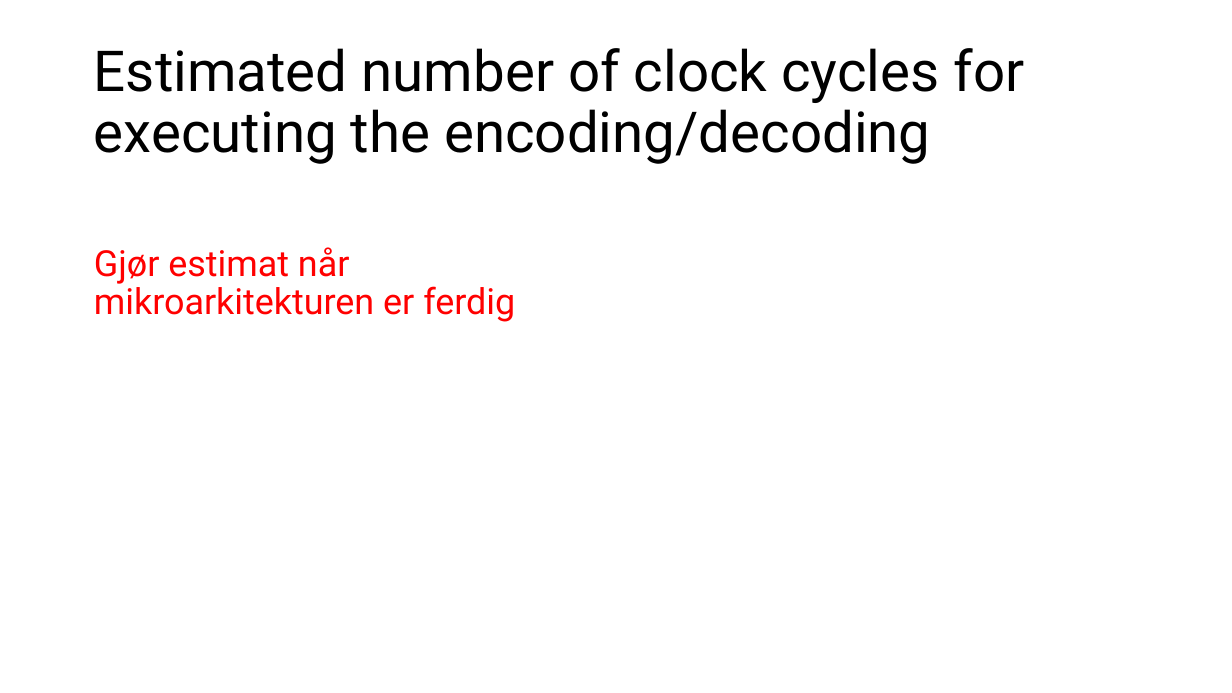
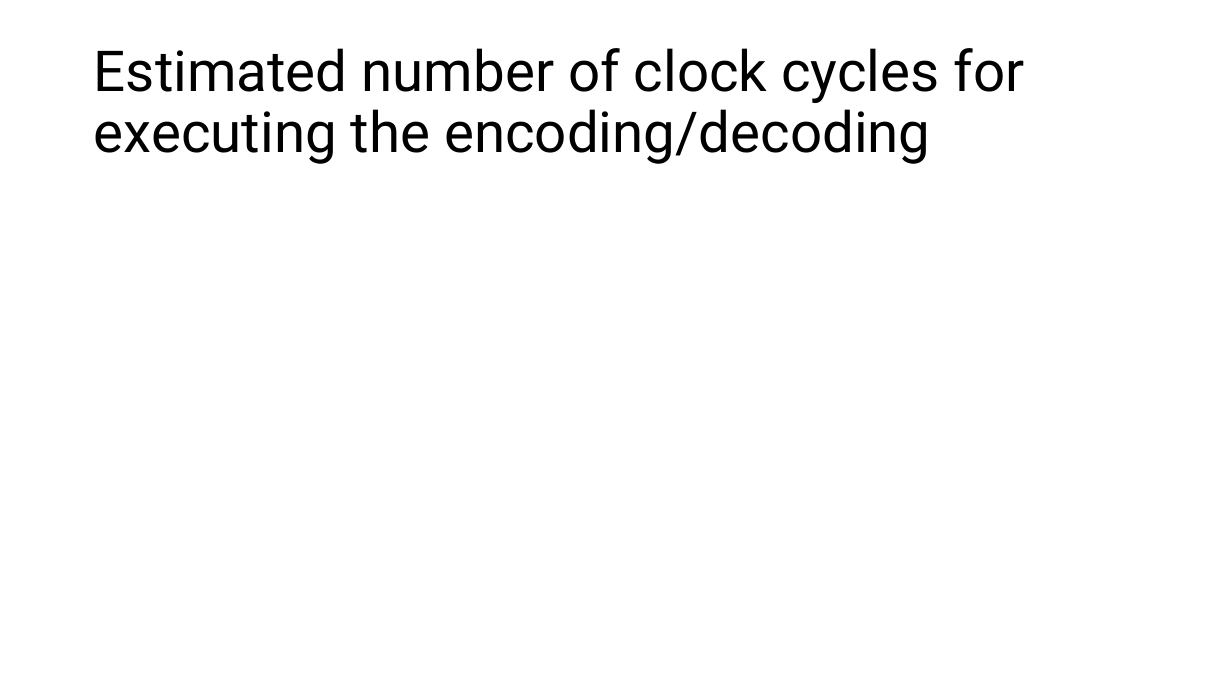
Before and after one commit to Lorangs/TFE4141_Digital_Design_1, a slide deck: slide 5 of TermProject/Microarchitecture_presentation.pptx. Drawn at 1232x693 pixels with LibreOffice and Linux fonts; fonts in the diff are those of the drawing; grey boxes stand for pictures. Boxes give left, top, right and bottom in pixels: in the first picture for what was removed or moved away, otherwise in the second. Text is boxed around its words. In the diff, an @@ line names an element or a change of style, - is before the commit and + after.

```diff
--- a/TermProject/Microarchitecture_presentation.pptx
+++ b/TermProject/Microarchitecture_presentation.pptx
@@ text removed at bbox=[94, 247, 515, 322] @@
-Gjør estimat når mikroarkitekturen er ferdig
```
Also in this commit, not shown: 2 other slides changed, 4 other files.
